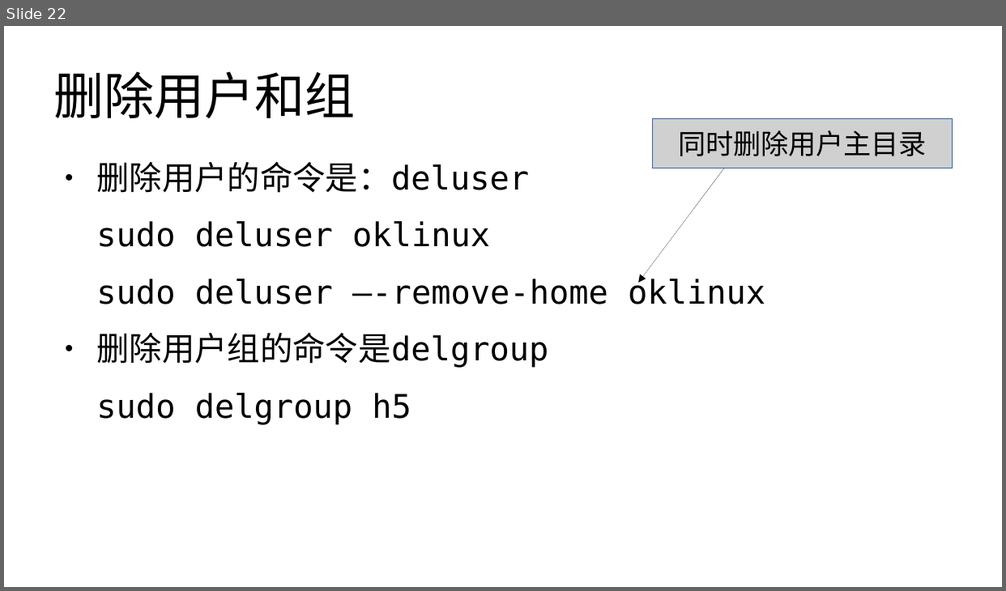
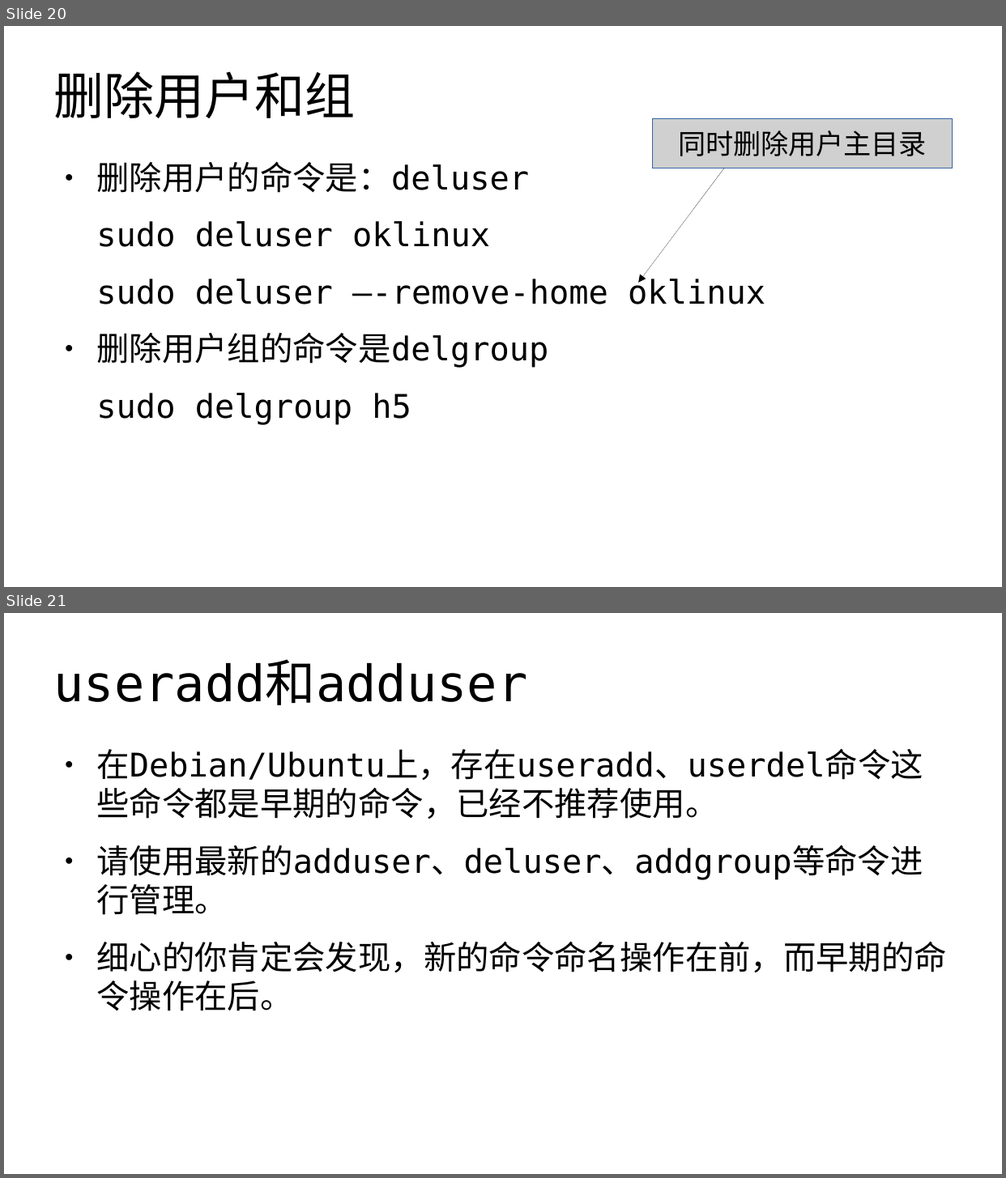
Before and after one commit to master-genius/linux-system, a slide deck: materials/slides/ch03-user.odp. Shown one above the other, each under a label of ours: slide 22 before the commit, slides 20 and 21 after it. The pictures are 1006x591 and 1006x1178 pixels, drawn with LibreOffice and Linux fonts; fonts in the diff are those of the drawing; grey boxes stand for pictures. Boxes give left, top, right and bottom in pixels: in the first picture for what was removed or moved away, otherwise in the second. Text is boxed around its words. In the diff, an @@ line names an element or a change of style, - is before the commit and + after.

```diff
--- a/materials/slides/ch03-user.odp
+++ b/materials/slides/ch03-user.odp
@@ slide 21 added at (4,613,1002,1174), background #FFFFFF @@
@@ title added at (54,660,528,705), 40 pt, text #000000 @@
+useradd和adduser
@@ text added at (96,749,947,1012), 26 pt, text #000000 @@
+● 在Debian/Ubuntu上，存在useradd、userdel命令这些命令都是早期的命令，已经不推荐使用。
+● 请使用最新的adduser、deluser、addgroup等命令进行管理。
+● 细心的你肯定会发现，新的命令命名操作在前，而早期的命令操作在后。
@@ what was slide 22 is now slide 20 @@
```
Also in this commit, not shown: 1 slide changed, 1 other slide added, 2 slides removed, 6 other files.
